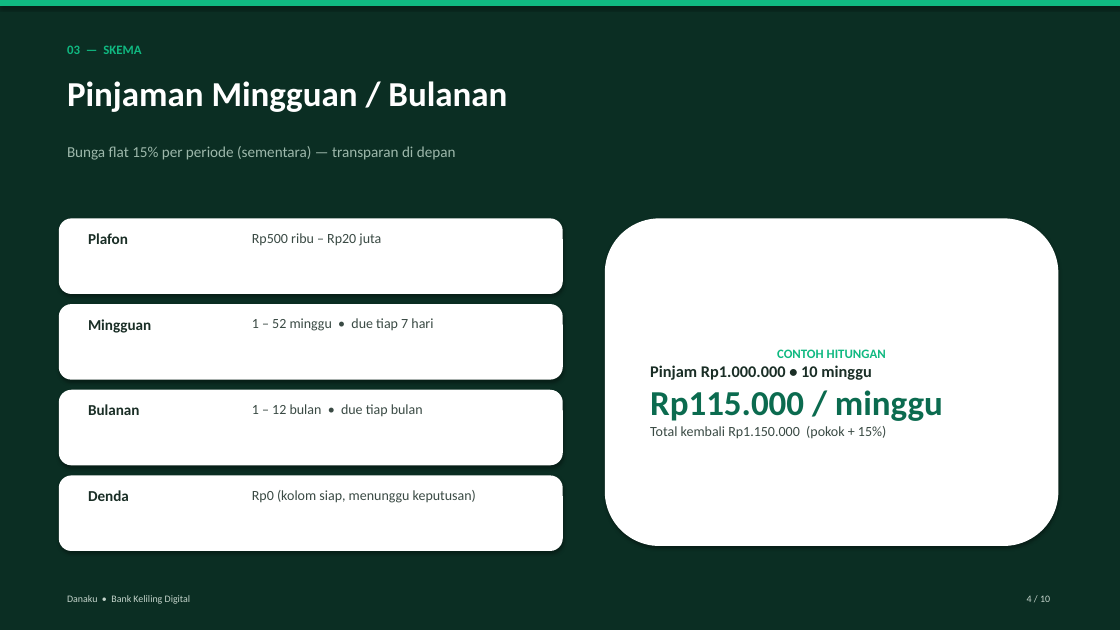
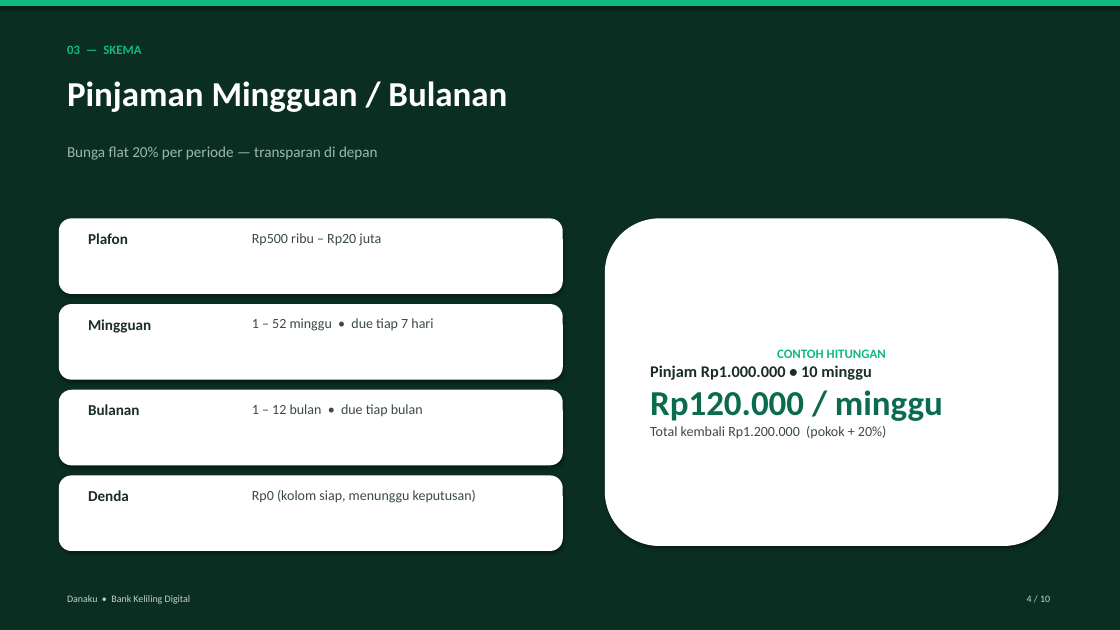
Before and after one commit to hamdanmustari99-coder/lender-platform, a slide deck: slide 4 of Danaku-Presentasi-Klien.pptx. Drawn at 1120x630 pixels with LibreOffice and Linux fonts; fonts in the diff are those of the drawing. Boxes give left, top, right and bottom in pixels: in the first picture for what was removed or moved away, otherwise in the second. Text is boxed around its words. In the diff, an @@ line names an element or a change of style, - is before the commit and + after.

Commit message:
bunga 15% -> 20% + fix overload approve_loan (M10)

```diff
--- a/Danaku-Presentasi-Klien.pptx
+++ b/Danaku-Presentasi-Klien.pptx
@@ text at (x1=67, y1=146, x2=378, y2=160): text changed @@
-Bunga flat 15% per periode (sementara) — transparan di depan
+Bunga flat 20% per periode — transparan di depan
@@ text in rounded rectangle at (x1=650, y1=390, x2=943, y2=439): text changed @@
-Rp115.000 / minggu
-Total kembali Rp1.150.000 (pokok + 15%)
+Rp120.000 / minggu
+Total kembali Rp1.200.000 (pokok + 20%)
```
Also in this commit, not shown: 1 other slide changed, 6 other files.
